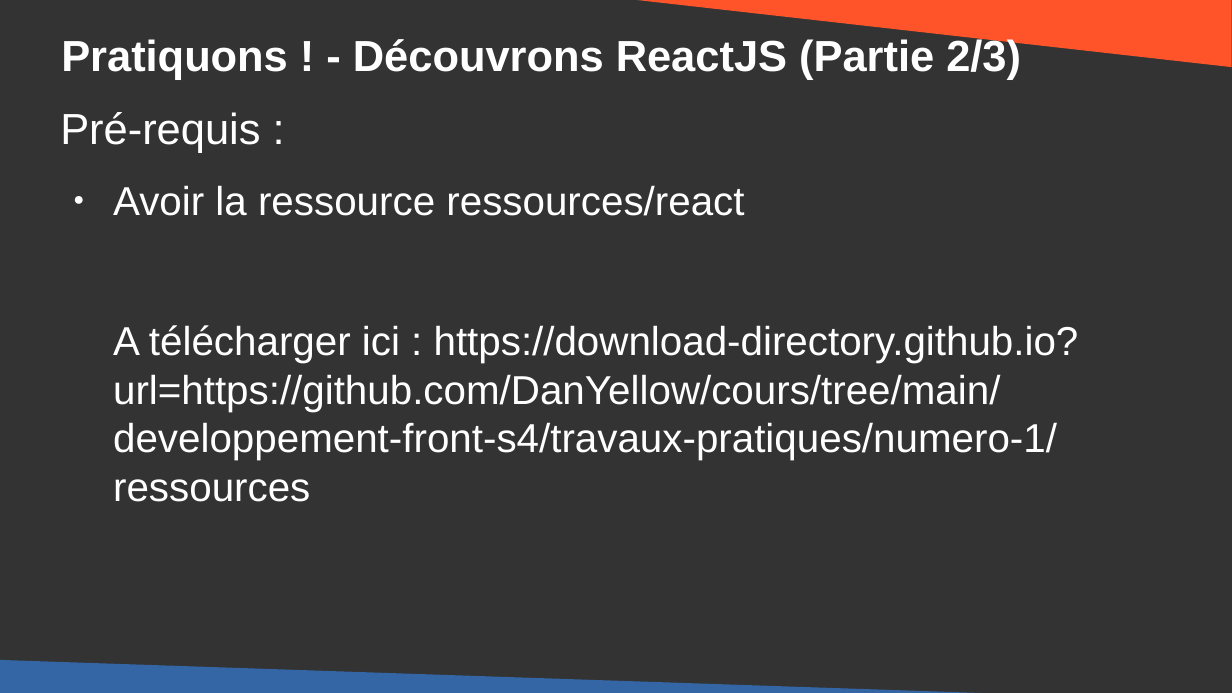
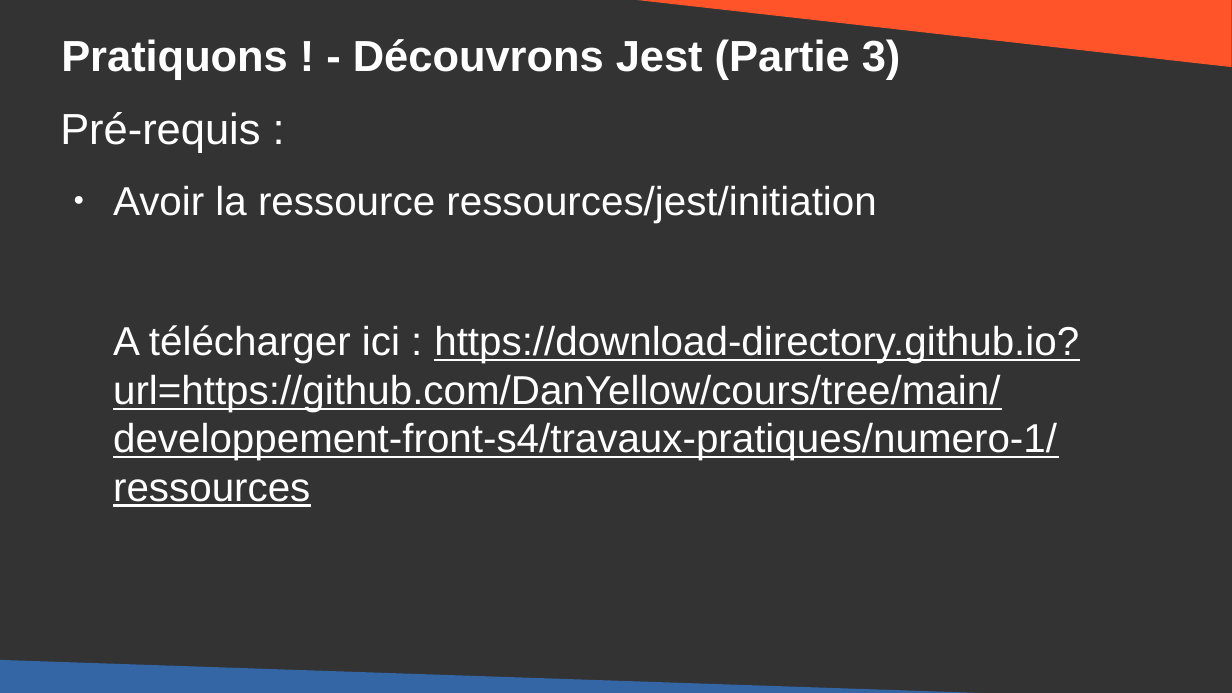
Before and after one commit to DanYellow/cours, a slide deck: slide 26 of developpement-front-s5/travaux-pratiques/numero-1/presentation.odp (slide 32 before the commit). Drawn at 1232x693 pixels with LibreOffice and Linux fonts; fonts in the diff are those of the drawing. Boxes give left, top, right and bottom in pixels: in the first picture for what was removed or moved away, otherwise in the second. Text is boxed around its words. In the diff, an @@ line names an element or a change of style, - is before the commit and + after.

Commit message:
dev-front-s5 - add async api call for unit test course

```diff
--- a/developpement-front-s5/travaux-pratiques/numero-1/presentation.odp
+++ b/developpement-front-s5/travaux-pratiques/numero-1/presentation.odp
@@ title at [61, 39, 901, 80]: text changed @@
-Pratiquons ! - Découvrons ReactJS (Partie 2/3)
+Pratiquons ! - Découvrons Jest (Partie 3)
@@ text at [113, 185, 876, 223]: text changed @@
-● Avoir la ressource ressources/react
+● Avoir la ressource ressources/jest/initiation
@@ text at [113, 325, 1079, 507]: underline on in "https://download-directory.github.io?url=https://github.com/ ..." @@
```
Also in this commit, not shown: 5 other slides changed, 8 slides added, 13 slides removed, 9 other files.
